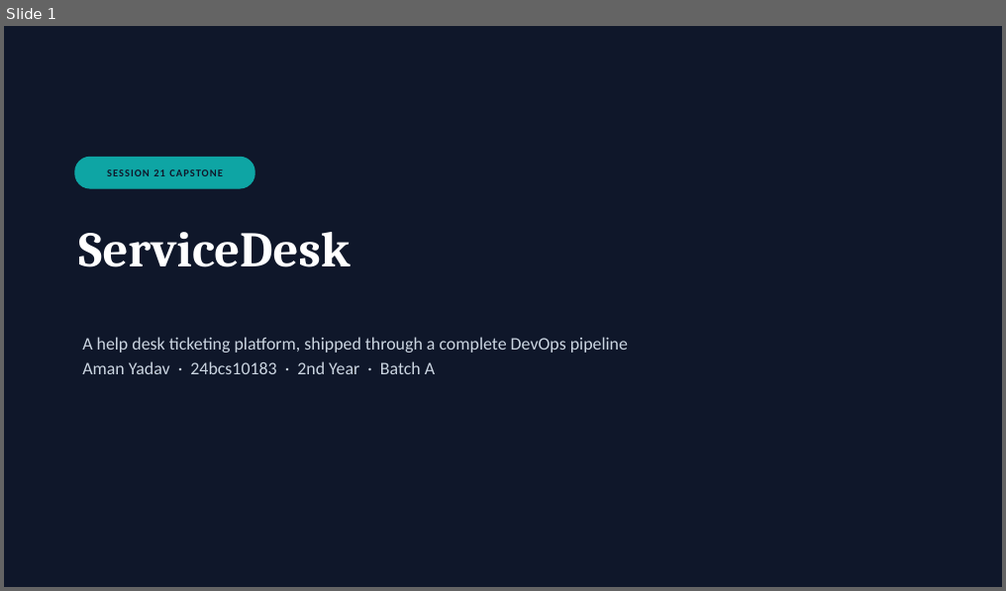
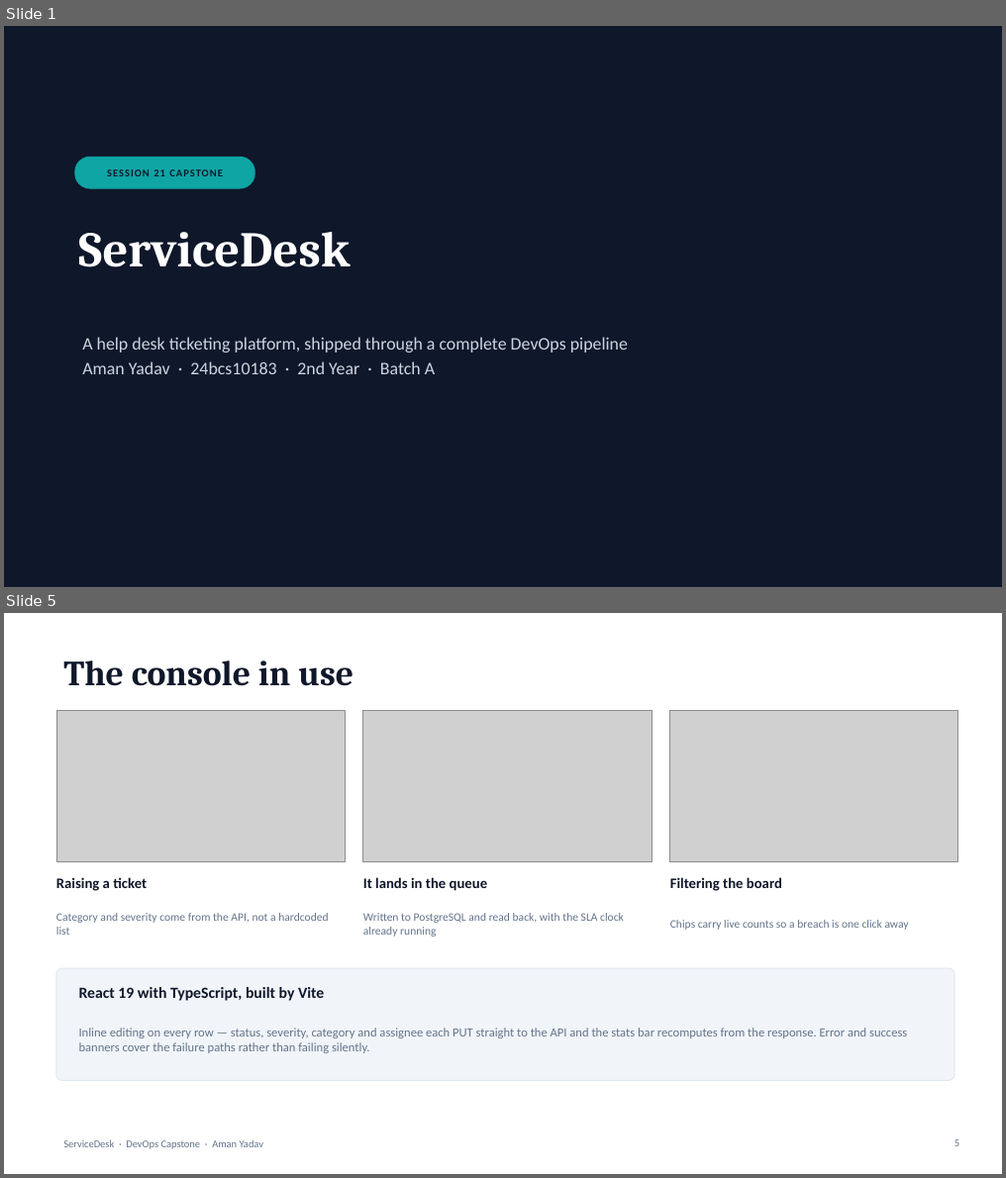
Before and after one commit to AmanYadav7015/devops-capstone-servicedesk, a slide deck: docs/deck/servicedesk-capstone.pptx. Shown one above the other, each under a label of ours: slide 1 before the commit, slides 1 and 5 after it; the slides between them are not shown. The pictures are 1006x591 and 1006x1178 pixels, drawn with LibreOffice and Linux fonts; fonts in the diff are those of the drawing; grey boxes stand for pictures. Boxes give left, top, right and bottom in pixels: in the first picture for what was removed or moved away, otherwise in the second. Text is boxed around its words. In the diff, an @@ line names an element or a change of style, - is before the commit and + after.

```diff
--- a/docs/deck/servicedesk-capstone.pptx
+++ b/docs/deck/servicedesk-capstone.pptx
@@ slide 5 added at (4, 613, 1002, 1174), background #FFFFFF @@
@@ title added at (63, 661, 353, 686), 34 pt, text #0F172A, bold @@
+The console in use
@@ picture added at (56, 710, 345, 862) @@
@@ picture added at (363, 710, 651, 862) @@
@@ picture added at (670, 710, 958, 862) @@
@@ text added at (56, 877, 147, 891), 14 pt, text #0F172A, bold @@
+Raising a ticket
@@ text added at (363, 877, 487, 891), 14 pt, text #0F172A, bold @@
+It lands in the queue
@@ text added at (670, 877, 782, 891), 14 pt, text #0F172A, bold @@
+Filtering the board
@@ text added at (56, 913, 328, 935), 11 pt, text #64748B @@
+Category and severity come from the API, not a hardcoded list
@@ text added at (363, 913, 624, 937), 11 pt, text #64748B @@
+Written to PostgreSQL and read back, with the SLA clock already running
@@ text added at (670, 920, 909, 930), 11 pt, text #64748B @@
+Chips carry live counts so a breach is one click away
@@ rounded rectangle added at (56, 968, 954, 1081), fill #F1F5F9, outline #E2E8F0 1 pt @@
@@ text added at (79, 987, 324, 1001), 15 pt, text #0F172A, bold @@
+React 19 with TypeScript, built by Vite
@@ text added at (79, 1028, 907, 1054), 12 pt, text #64748B @@
+Inline editing on every row — status, severity, category and assignee each PUT straight to the API and the stats bar recomputes from the response. Error and success banners cover the failure paths rather than failing silently.
@@ text added at (63, 1141, 264, 1150), 10 pt, text #64748B @@
+ServiceDesk · DevOps Capstone · Aman Yadav
@@ page number added at (954, 1140, 959, 1147), 10 pt, text #64748B @@
+5
```
Also in this commit, not shown: 9 slides changed, 9 other slides added, 2 slides removed, 1 other file.
